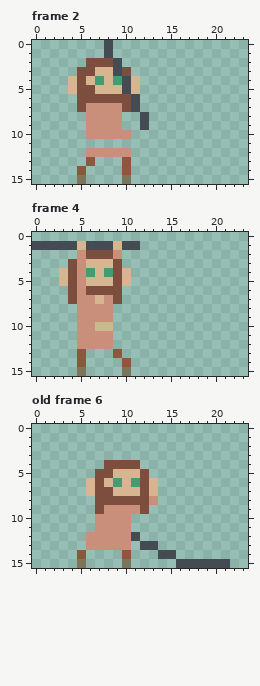
Two states of a animated GIF sprite, rughai/sprites/rughai/male/iryo/iryo_atk_2.gif. The first picture shows the starting point.
The file is 24x16 pixels, 7 frames. Shown: frame 2, frame 4, old frame 6. The commit also changed other frames, which this record leaves out.
New version:
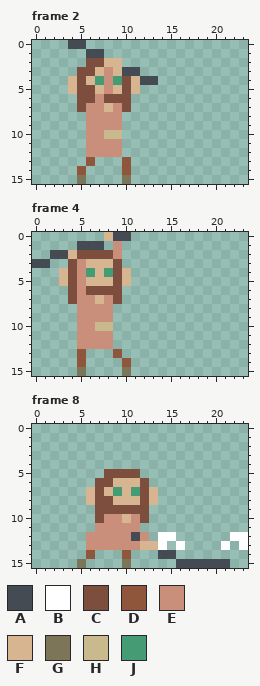
Palette (. is transparent): A #454b52  B #ffffff  C #7d4e3d  D #8f563b  E #c98f7a  F #d7b591  G #7c7558  H #c8ba8c  J #459b74
A new or re-ordered frame is compared with the old frame closest to it.
The exact change:
frames 7 -> 9
--- frame 2
@@ x 2..15 @@
- 0 ......A.......
- 1 ......A.......
- 2 ....CCCA......
- 3 ...CCFFAC.....
- 4 ..FCFJFJAF....
- 5 ..FCCFFFAF....
- 6 ...CCCCCCA....
- 7 ...CEEEECA....
- 8 ....EEEE..A...
- 9 ....EEEE..A...
-10 ....EEEEE.....
-11 ..............
-12 ....EEEEE.....
+ 0 ..AA..........
+ 1 ....AA........
+ 2 ....CCFF......
+ 3 ...CCFEFAA....
+ 4 ..FCFJEJCFAA..
+ 5 ..FCCFEFCF....
+ 6 ...CCECCC.....
+ 7 ...CEEFEC.....
+ 8 ....EEEE......
+ 9 ....EEEE......
+10 ....EEHH......
+11 ....EEEE......
+12 ....EEEE......
 13 ....D...D.....
--- frame 4
@@ x 0..13 @@
- 0 ..............
- 1 AAAAAFAAAFAA..
- 2 .....ECCCE....
- 3 ....CEFFFC....
+ 0 ........FAA...
+ 1 .....AAA.E....
+ 2 ..AAFCCCCE....
+ 3 AA..CEFFFC....
  4 ...FCEJFJCF...
--- frame 8 is new; against old frame 6
@@ x 0..23 @@
  3 ........................
- 4 ........CCCC............
- 5 .......CCFFFC...........
- 6 ......FCFJFJCF..........
- 7 ......FCCFFFCF..........
- 8 .......CCCCCCE..........
- 9 .......CEEEEC...........
-10 .......EEEE.............
-11 .......EEEE.............
-12 ......EEEEEA............
-13 ......EEEEE.AA..........
-14 .....D....D...AA........
+ 4 ........................
+ 5 ........CCCC............
+ 6 .......CCFFFC...........
+ 7 ......FCFJFJCF..........
+ 8 ......FCCFFFCF..........
+ 9 .......CCCCCC...........
+10 .......CEEFEC...........
+11 .......EEEEE............
+12 ......EEEEEAE.BB......BB
+13 ......EEEEEEFFB.B....B.B
+14 ......D...D...AA........
 15 .....G....G.....AAAAAA..
Pixel boxes of the changes (left, top, right, bottom) in both pictures:
changed: (68, 40, 158, 157)
changed: (32, 232, 140, 268)
changed: (77, 460, 185, 559)
added: (221, 532, 248, 550)
